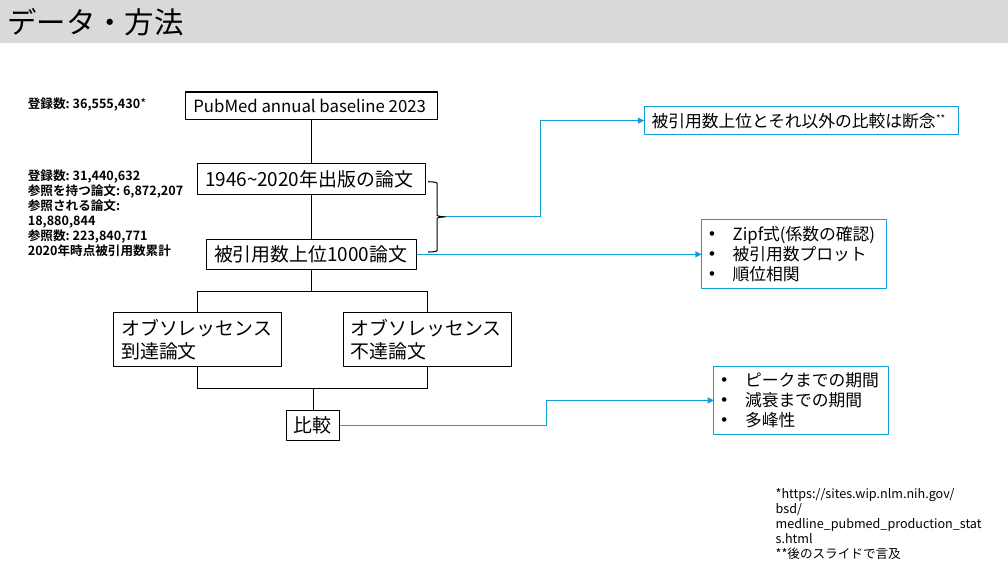
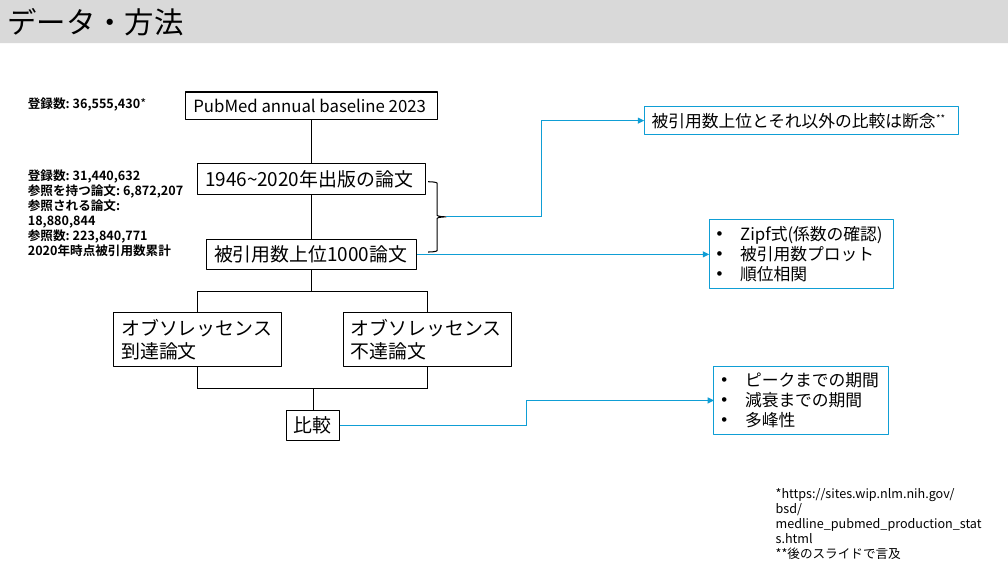
Before and after one commit to kouamano/pubmed-analysis, a slide deck: slide 4 of 202312/MIS41.pptx. Drawn at 1008x567 pixels with LibreOffice and Linux fonts; fonts in the diff are those of the drawing. Boxes give left, top, right and bottom in pixels: in the first picture for what was removed or moved away, otherwise in the second. Text is boxed around its words. In the diff, an @@ line names an element or a change of style, - is before the commit and + after.

```diff
--- a/202312/MIS41.pptx
+++ b/202312/MIS41.pptx
@@ rectangle "Zipf式(係数の確認)" moved from (x1=702, y1=220, x2=886, y2=289) to (x1=709, y1=220, x2=894, y2=289) @@
@@ arrow moved from (417, 254) - (702, 254) to (417, 254) - (709, 254) @@
@@ elbow arrow (340, 426) - (714, 401): route changed @@
```
Also in this commit, not shown: 3 other slides changed.
